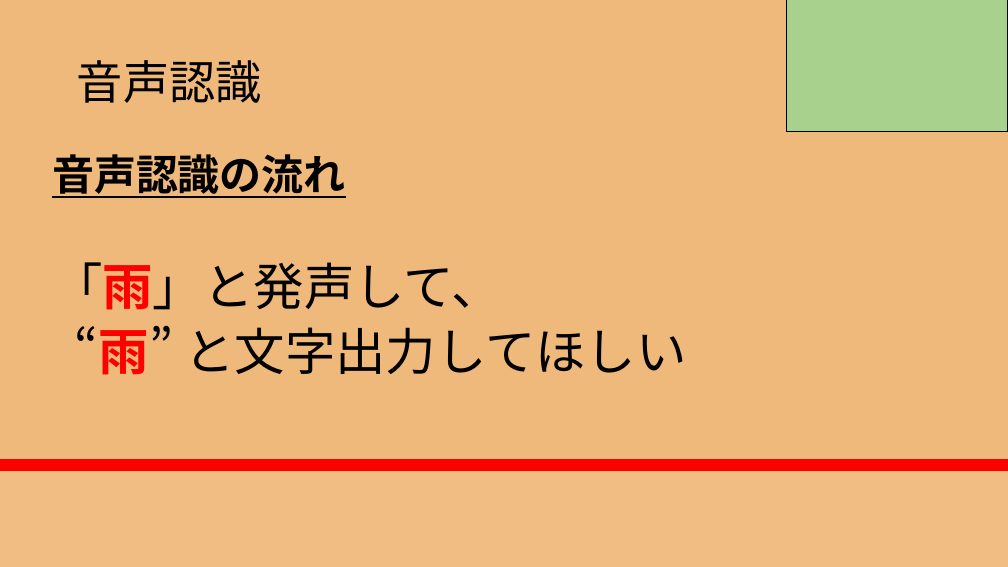
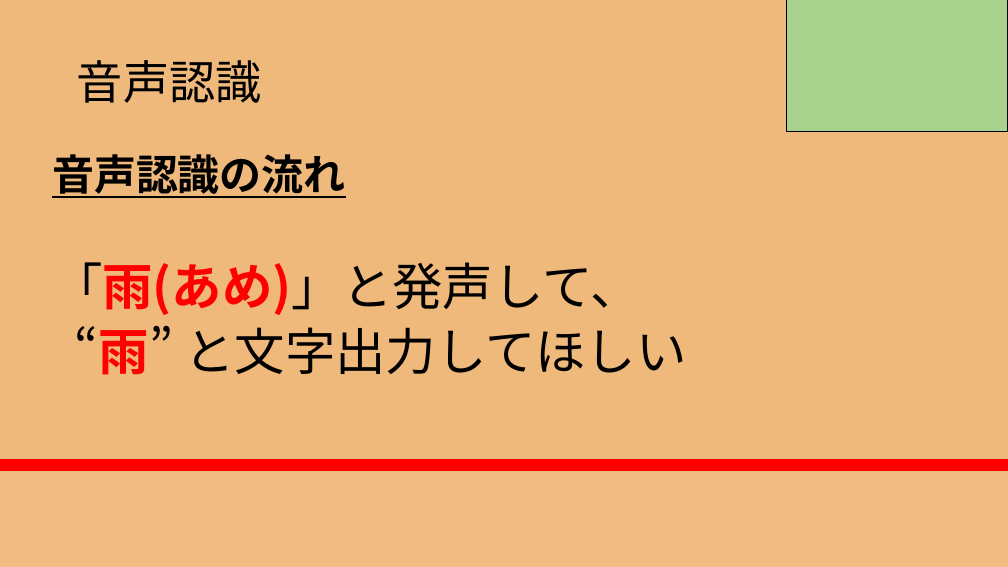
Before and after one commit to RikiishiSuzunosuke/AIspeaker_yosie, a slide deck: slide 8 of presentation/AIスピーカー開発_3_main.pptx. Drawn at 1008x567 pixels with LibreOffice and Linux fonts; fonts in the diff are those of the drawing. Boxes give left, top, right and bottom in pixels: in the first picture for what was removed or moved away, otherwise in the second. Text is boxed around its words. In the diff, an @@ line names an element or a change of style, - is before the commit and + after.

```diff
--- a/presentation/AIスピーカー開発_3_main.pptx
+++ b/presentation/AIスピーカー開発_3_main.pptx
@@ text at (x1=52, y1=262, x2=640, y2=315): text changed @@
-「雨」と発声して、
+「雨(あめ)」と発声して、
```
Also in this commit, not shown: 3 other slides changed, 1 slide removed, 7 other files.
